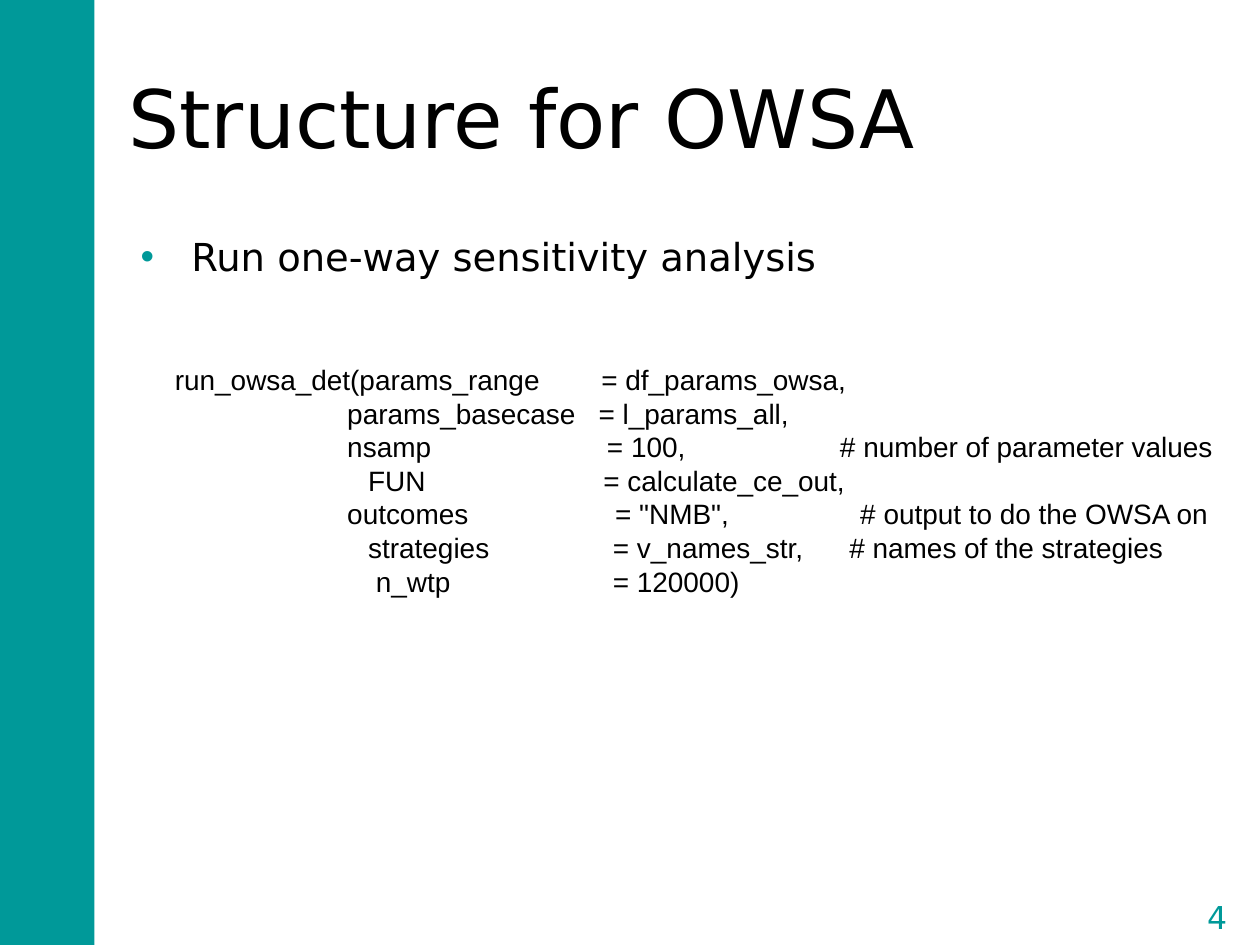
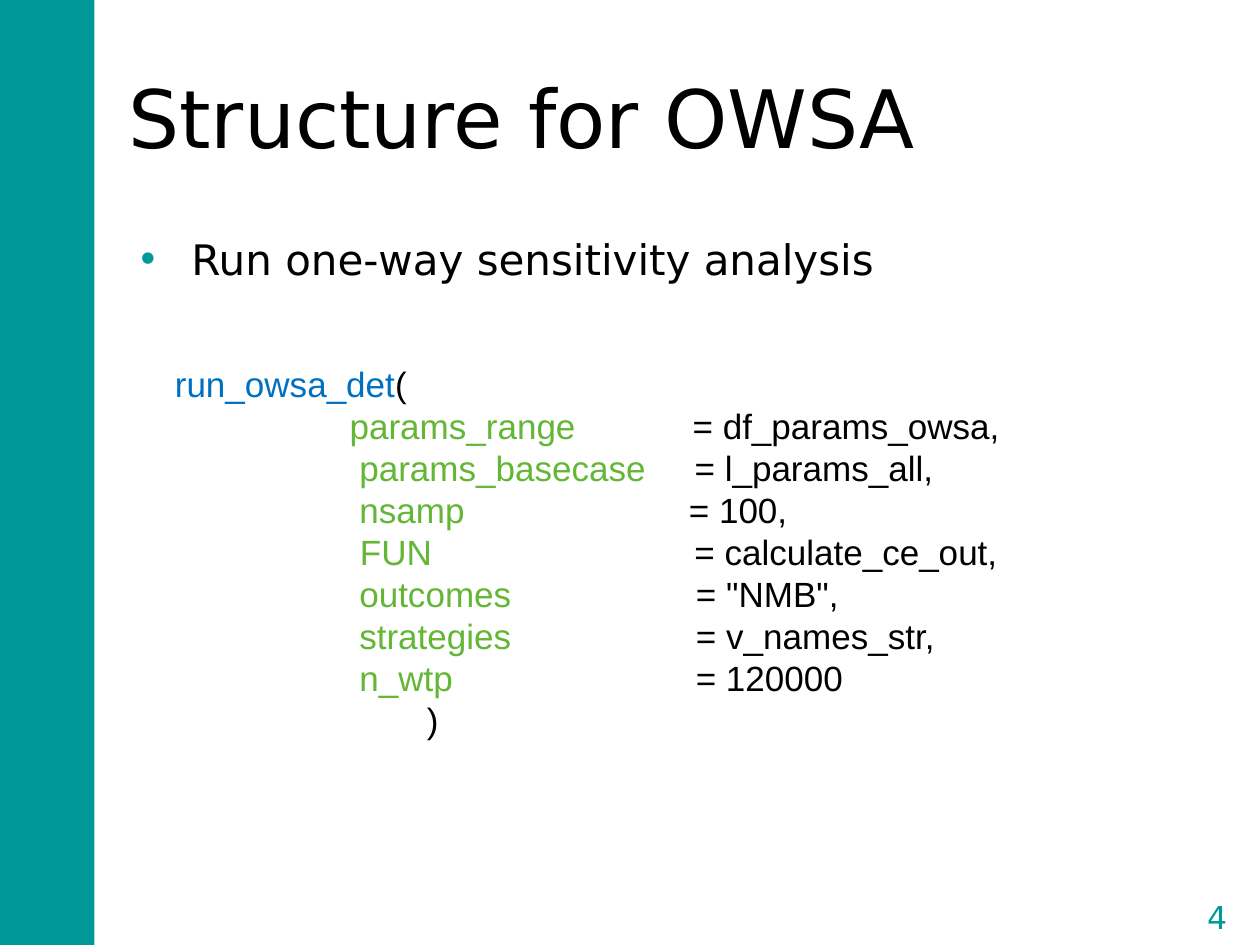
Before and after one commit to DARTH-git/Course-Modularization, a slide deck: slide 4 of Sensitivity analysis/Sensitivity analysis_structure.pptx. Drawn at 1260x945 pixels with LibreOffice and Linux fonts; fonts in the diff are those of the drawing. Boxes give left, top, right and bottom in pixels: in the first picture for what was removed or moved away, otherwise in the second. Text is boxed around its words. In the diff, an @@ line names an element or a change of style, - is before the commit and + after.

Commit message:
added OSWA structure

```diff
--- a/Sensitivity analysis/Sensitivity analysis_structure.pptx
+++ b/Sensitivity analysis/Sensitivity analysis_structure.pptx
@@ text "Run one-way sensitivity analysis" at box(191, 243, 874, 284): size 22 to 24 pt @@
@@ text at box(175, 371, 999, 446): text changed; size 16 to 20 pt @@
-run_owsa_det(params_range = df_params_owsa,
+run_owsa_det(
+params_range = df_params_owsa,
@@ text at box(725, 455, 998, 572): size 16 to 20 pt in "params_basecase = l_params_all,", "FUN = calculate_ce_out,"; text colour #000000 to #64B636 in "params_basecase", "FUN" @@
@@ text at box(719, 498, 787, 528): text changed; size 16 to 20 pt; text colour #000000 to #64B636 @@
-nsamp = 100, # number of parameter values
+nsamp = 100,
@@ text at box(726, 583, 934, 692): text changed; size 16 to 20 pt @@
-outcomes = "NMB", # output to do the OWSA on
-strategies = v_names_str, # names of the strategies
-n_wtp = 120000)
+outcomes = "NMB",
+strategies = v_names_str,
+n_wtp = 120000
+)
```
Also in this commit, not shown: 3 other slides changed.
